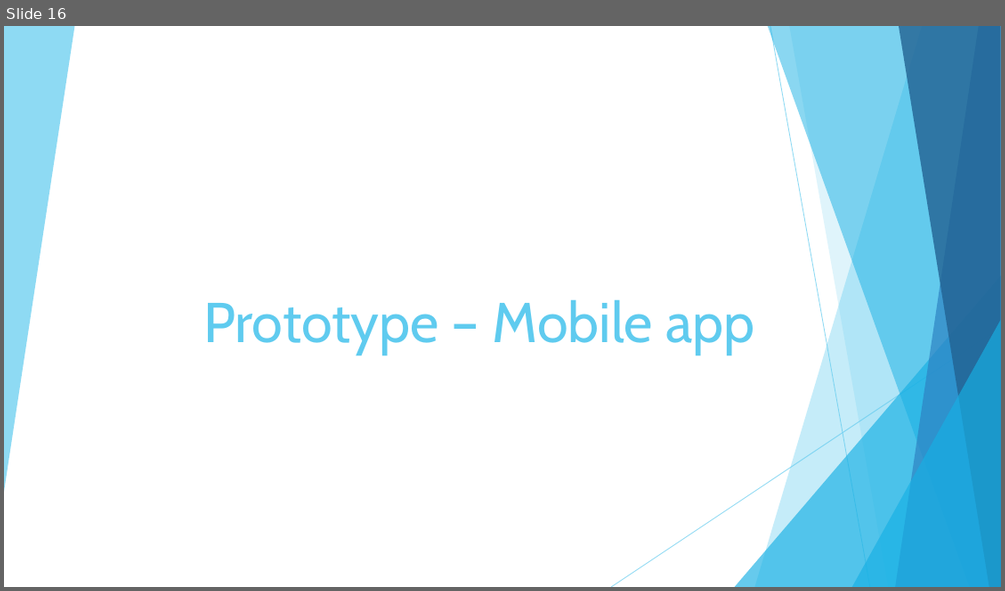
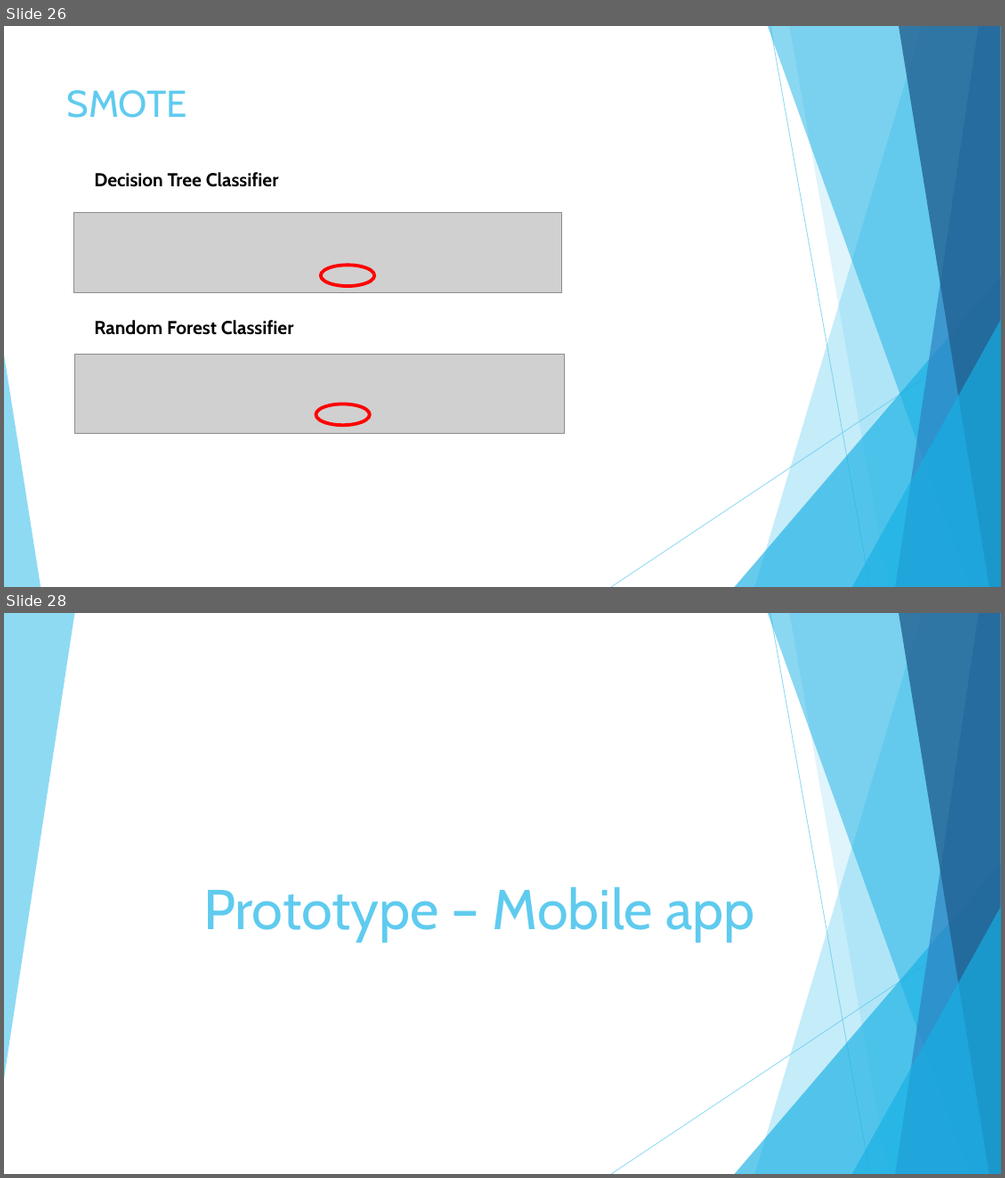
Before and after one commit to Riccardo95Facchini/DIL-2019, a slide deck: Presentation.pptx. Shown one above the other, each under a label of ours: slide 16 before the commit, slides 26 and 28 after it; the slides between them are not shown. The pictures are 1005x591 and 1005x1178 pixels, drawn with LibreOffice and Linux fonts; fonts in the diff are those of the drawing; grey boxes stand for pictures. Boxes give left, top, right and bottom in pixels: in the first picture for what was removed or moved away, otherwise in the second. Text is boxed around its words. In the diff, an @@ line names an element or a change of style, - is before the commit and + after.

```diff
--- a/Presentation.pptx
+++ b/Presentation.pptx
@@ slide 26 added at <box>4,26,1001,587</box>, background #FFFFFF; not listed: 9 template elements that a slide beside it also shows @@
@@ title added at <box>67,90,187,118</box>, 36 pt, text #5FCBEF @@
+SMOTE
@@ text added at <box>94,172,279,187</box>, 18 pt, text #000000, bold @@
+Decision Tree Classifier
@@ picture added at <box>74,212,561,292</box> @@
@@ ellipse added at <box>321,265,375,286</box>, outline #FF0000 3.25 pt @@
@@ text added at <box>94,320,294,335</box>, 18 pt, text #000000, bold @@
+Random Forest Classifier
@@ triangle added at <box>4,354,40,587</box>, fill #5FCBEF at 70% opacity @@
@@ picture added at <box>74,354,565,434</box> @@
@@ ellipse added at <box>316,403,370,425</box>, outline #FF0000 3.25 pt @@
@@ what was slide 16 is now slide 28 @@
```
Also in this commit, not shown: 5 slides changed, 12 other slides added, 1 slide removed.
